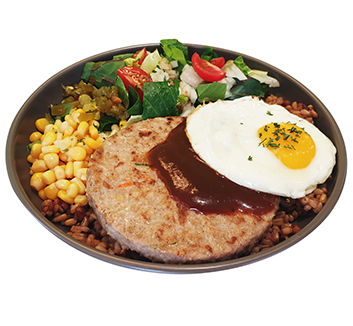
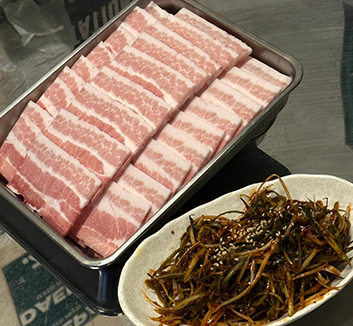
Layered file, before and after one edit (353×326). Changes by layer:
added layer "pic24" above "pic23" over (0, 0, 353, 326)
added layer "pic23" above "pic22" over (0, 0, 353, 326)
added layer "pic22" above "pic21" over (0, 0, 353, 326)
added layer "pic21" above "pic20" over (0, 0, 353, 326)
added layer "pic20" above "pic19" over (0, 0, 353, 326)
added layer "pic19" above "pic18" over (0, 0, 353, 326)
added layer "pic18" above "pic17" over (0, 0, 353, 326)
added layer "pic17" above "pic16" over (0, 0, 353, 326)
added layer "pic16" above "Layer 3" over (0, 0, 353, 326)
hid "pic01-3" over (0, 24, 353, 302)